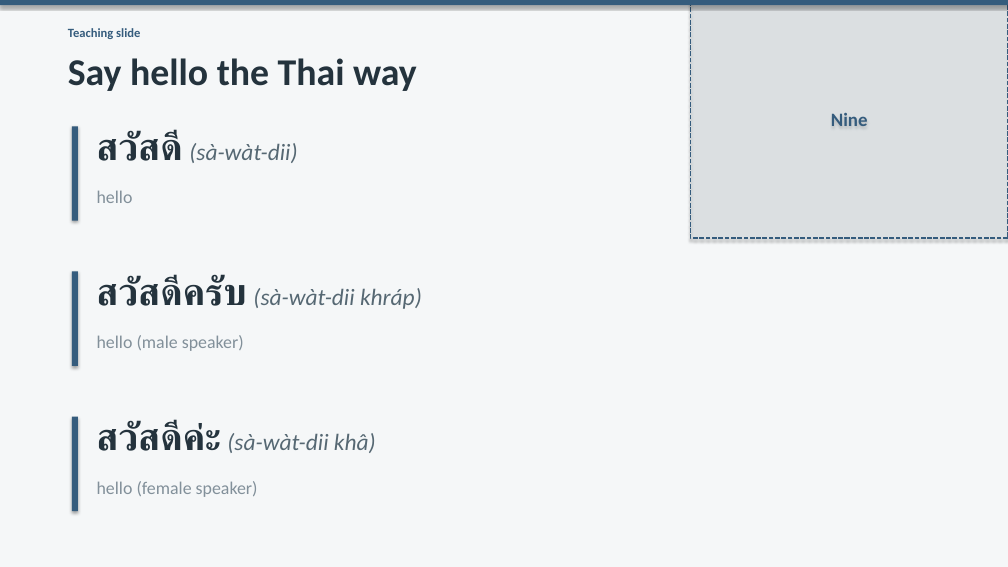
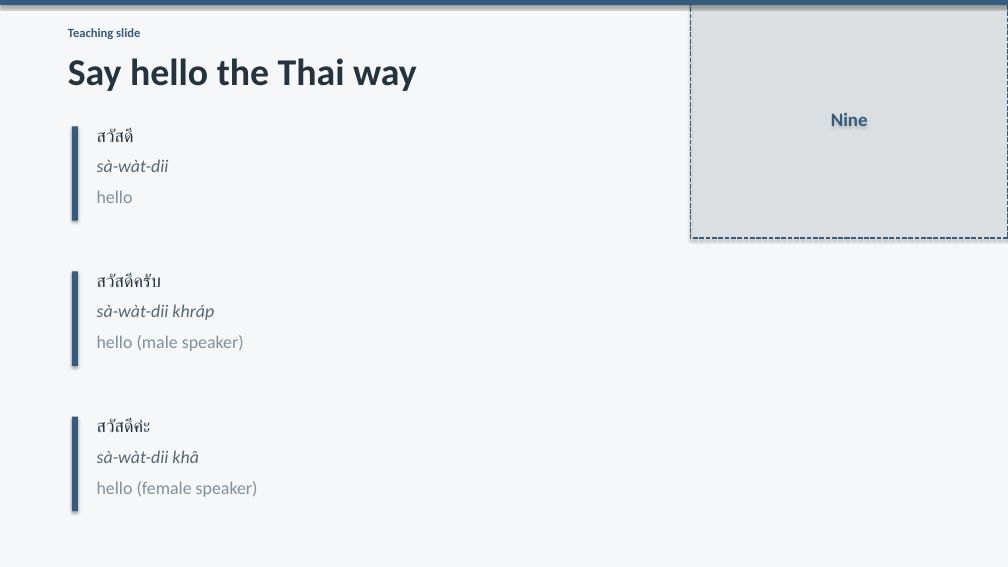
Before and after one commit to OTFTCS/thai-nine, a slide deck: slide 3 of course/modules/M01/L001/M01-L001-canva-deck.pptx. Drawn at 1008x567 pixels with LibreOffice and Linux fonts; fonts in the diff are those of the drawing. Boxes give left, top, right and bottom in pixels: in the first picture for what was removed or moved away, otherwise in the second. Text is boxed around its words. In the diff, an @@ line names an element or a change of style, - is before the commit and + after.

```diff
--- a/course/modules/M01/L001/M01-L001-canva-deck.pptx
+++ b/course/modules/M01/L001/M01-L001-canva-deck.pptx
@@ text added at box(97, 128, 133, 142), 17 pt, text #24333D @@
+สวัสดี
@@ text at box(97, 159, 169, 172): text changed; size 22.3 to 17 pt @@
-สวัสดี (sà-wàt-dii)
+sà-wàt-dii
@@ text at box(97, 274, 161, 287): text changed; size 22.3 to 17 pt; text colour #566873 to #24333D; italic off @@
-สวัสดีครับ (sà-wàt-dii khráp)
+สวัสดีครับ
@@ text added at box(97, 304, 214, 320), 17 pt, text #566873, italic @@
+sà-wàt-dii khráp
@@ text at box(97, 419, 151, 432): text changed; size 22.3 to 17 pt; text colour #566873 to #24333D; italic off @@
-สวัสดีค่ะ (sà-wàt-dii khâ)
+สวัสดีค่ะ
@@ text added at box(97, 450, 198, 463), 17 pt, text #566873, italic @@
+sà-wàt-dii khâ
```
Also in this commit, not shown: 5 other slides changed, 3 other files.
